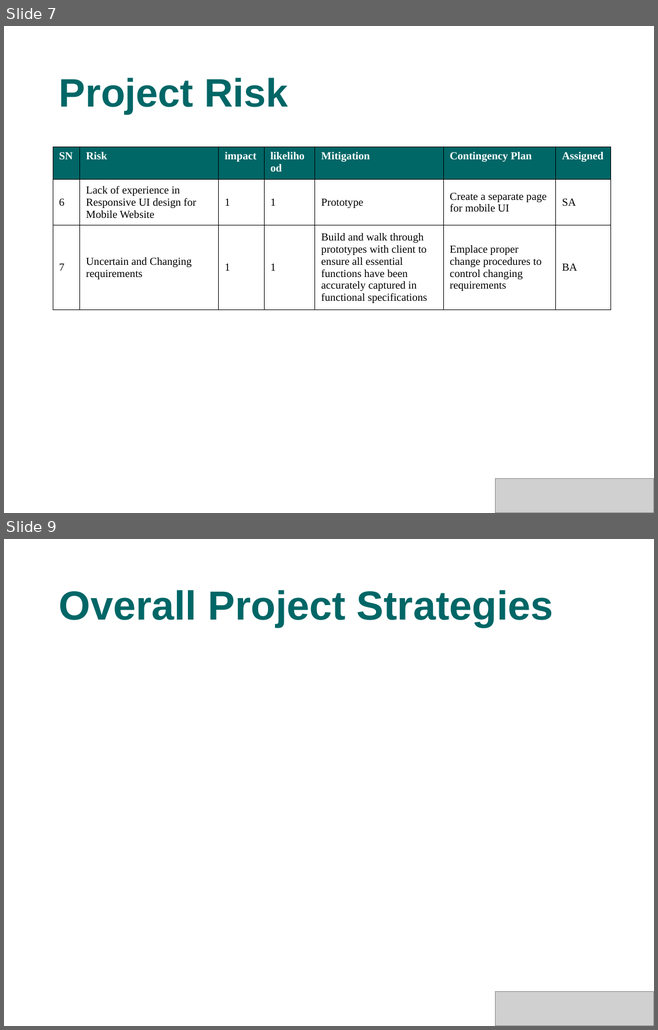
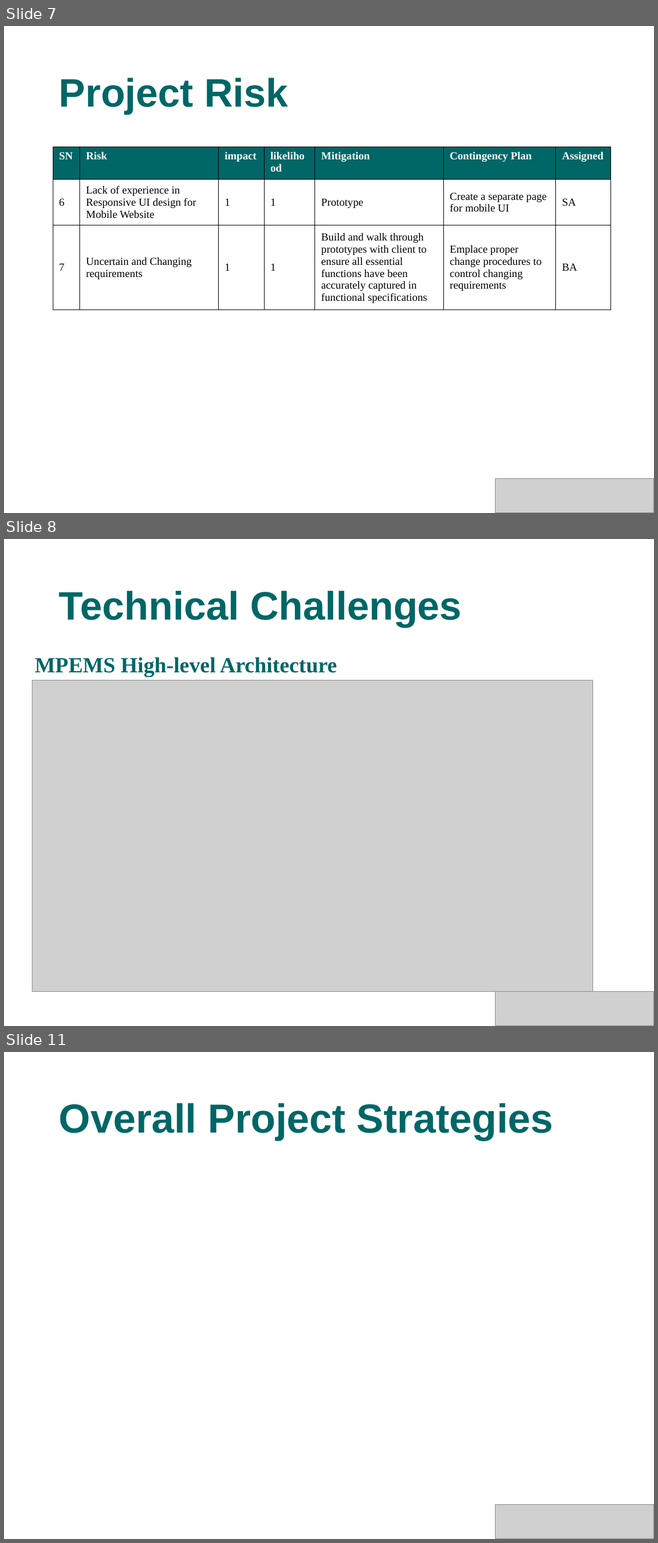
Before and after one commit to s4kshya/leezdr-repository, a slide deck: Exam Paper/MTECH_PROJ/Presentation/phase1.ppt. Shown one above the other, each under a label of ours: slides 7 and 9 before the commit, slides 7, 8 and 11 after it; the slides between them are not shown. The pictures are 658x1030 and 658x1543 pixels, drawn with LibreOffice and Linux fonts; fonts in the diff are those of the drawing; grey boxes stand for pictures; background and template pictures are left out. Boxes give left, top, right and bottom in pixels: in the first picture for what was removed or moved away, otherwise in the second. Text is boxed around its words. In the diff, an @@ line names an element or a change of style, - is before the commit and + after.

```diff
--- a/Exam Paper/MTECH_PROJ/Presentation/phase1.ppt
+++ b/Exam Paper/MTECH_PROJ/Presentation/phase1.ppt
@@ slide 8 added at bbox=[4, 539, 654, 1026], background picture (left out) @@
@@ title added at bbox=[59, 591, 462, 627], 44 pt, text #006666, bold @@
+Technical Challenges
@@ text added at bbox=[35, 657, 337, 676], 24 pt, text #006666, bold @@
+MPEMS High-level Architecture
@@ picture added at bbox=[32, 681, 593, 992] @@
@@ picture added at bbox=[495, 992, 654, 1026] @@
@@ what was slide 9 is now slide 11 @@
```
Also in this commit, not shown: 2 slides changed, 2 other slides added, 1 slide removed, 1 other file.
